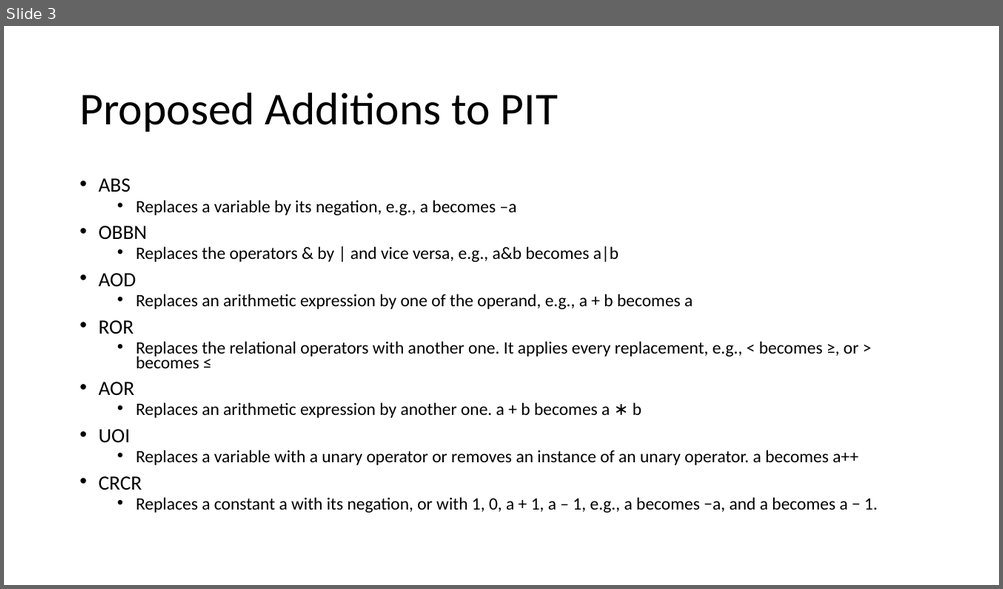
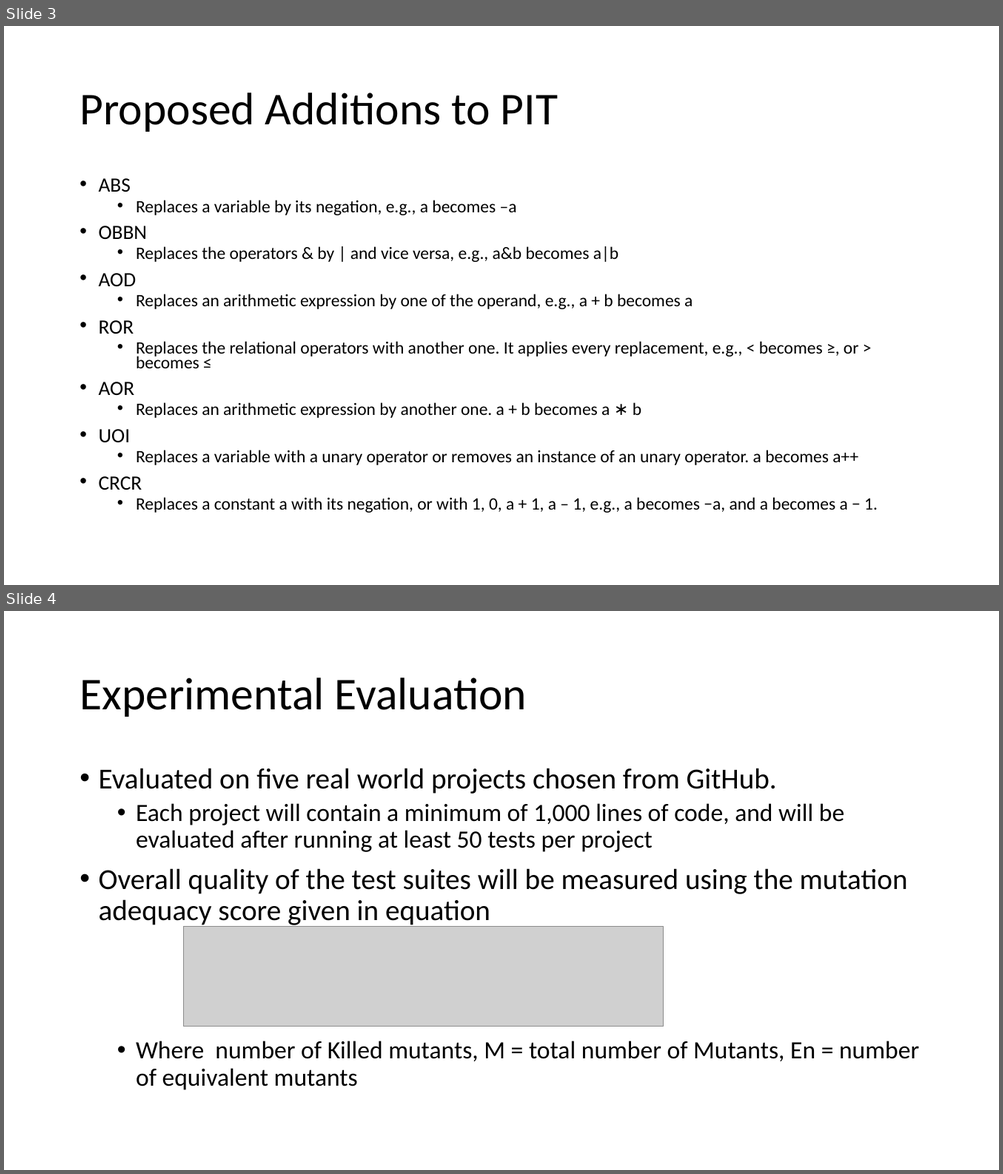
Before and after one commit to matthewbachelder/cs6367, a slide deck: Midterm_Presentation.pptx. Shown one above the other, each under a label of ours: slide 3 before the commit, slides 3 and 4 after it. The pictures are 1003x589 and 1003x1174 pixels, drawn with LibreOffice and Linux fonts; fonts in the diff are those of the drawing; grey boxes stand for pictures. Boxes give left, top, right and bottom in pixels: in the first picture for what was removed or moved away, otherwise in the second. Text is boxed around its words. In the diff, an @@ line names an element or a change of style, - is before the commit and + after.

Commit message:
Add Experimental Evaluation slide

```diff
--- a/Midterm_Presentation.pptx
+++ b/Midterm_Presentation.pptx
@@ slide 4 added at [4,611,999,1170], background #FFFFFF @@
@@ title added at [79,678,527,717], 44 pt, text #000000 @@
+Experimental Evaluation
@@ text added at [99,768,919,1091], 24 pt, text #000000 @@
+• Evaluated on five real world projects chosen from GitHub.
+  • Each project will contain a minimum of 1,000 lines of code, and will be evaluated after running at least 50 tests per project
+• Overall quality of the test suites will be measured using the mutation adequacy score given in equation
+  • Where number of Killed mutants, M = total number of Mutants, En = number of equivalent mutants
@@ picture added at [183,926,663,1027] @@
```
